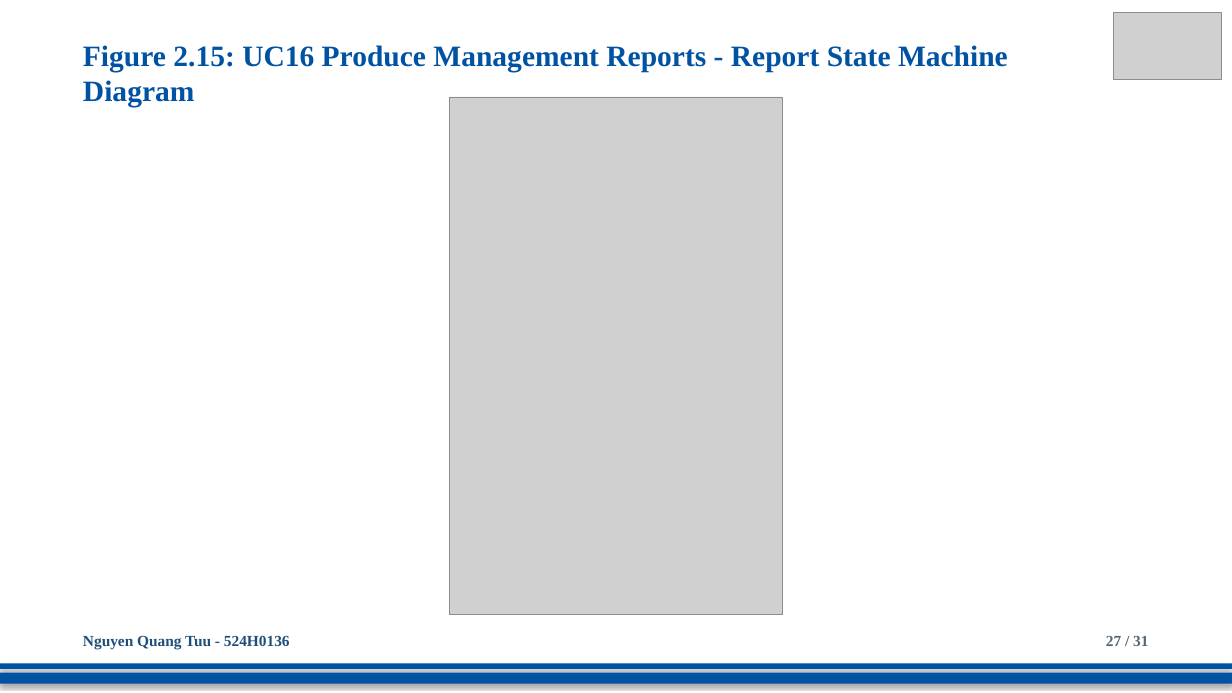
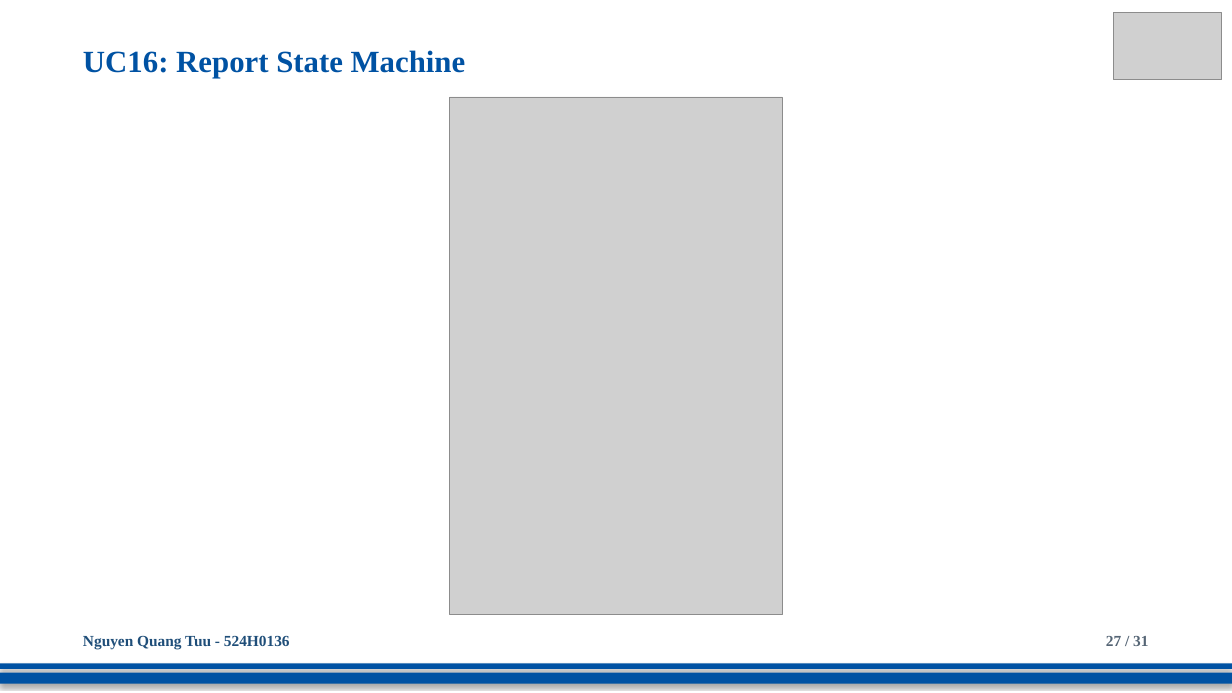
Before and after one commit to DoQuocTrung06/SaigonBite-RAD-TeamF10, a slide deck: slide 27 of Part_2/TeamF10_Presentation_for_SaigonBite.pptx. Drawn at 1232x693 pixels with LibreOffice and Linux fonts; fonts in the diff are those of the drawing; grey boxes stand for pictures. Boxes give left, top, right and bottom in pixels: in the first picture for what was removed or moved away, otherwise in the second. Text is boxed around its words. In the diff, an @@ line names an element or a change of style, - is before the commit and + after.

```diff
--- a/Part_2/TeamF10_Presentation_for_SaigonBite.pptx
+++ b/Part_2/TeamF10_Presentation_for_SaigonBite.pptx
@@ text at (83, 50, 466, 78): text changed; size 23 to 24 pt @@
-Figure 2.15: UC16 Produce Management Reports - Report State Machine Diagram
+UC16: Report State Machine
```
Also in this commit, not shown: 29 other slides changed.
